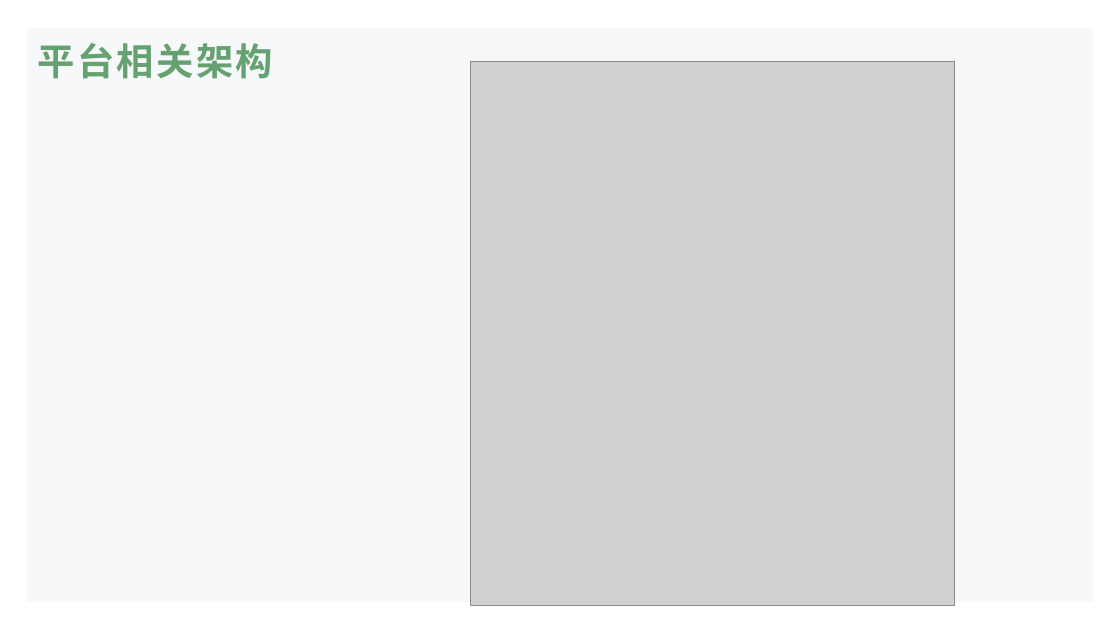
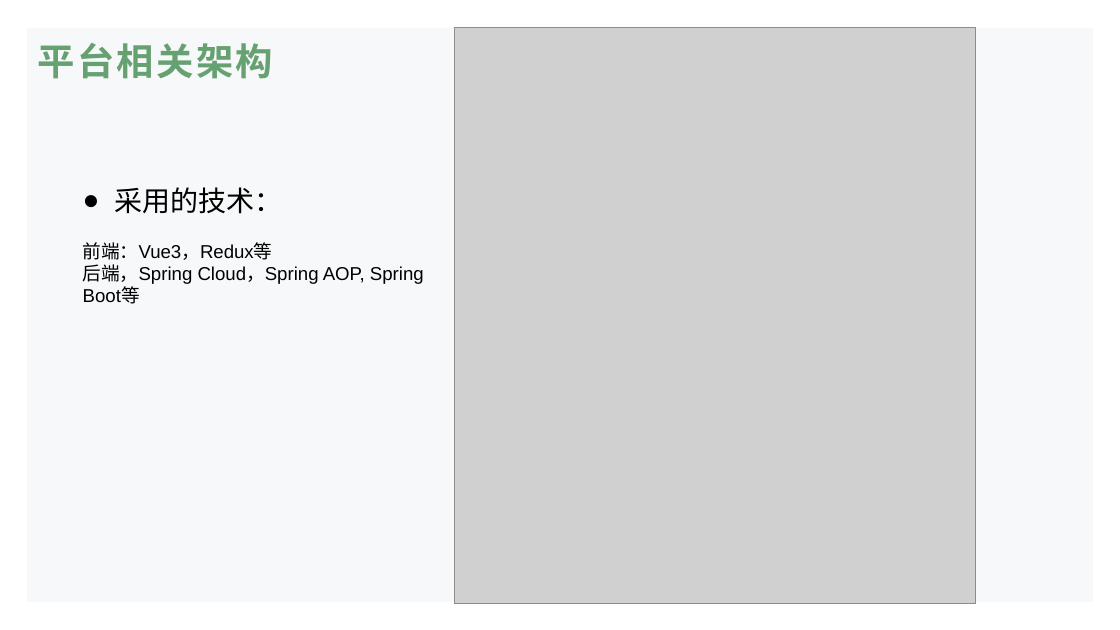
Before and after one commit to TangciuYueng/SAD, a slide deck: slide 8 of HWpre-Final.pptx. Drawn at 1120x630 pixels with LibreOffice and Linux fonts; fonts in the diff are those of the drawing; grey boxes stand for pictures; background and template pictures are left out. Boxes give left, top, right and bottom in pixels: in the first picture for what was removed or moved away, otherwise in the second. Text is boxed around its words. In the diff, an @@ line names an element or a change of style, - is before the commit and + after.

```diff
--- a/HWpre-Final.pptx
+++ b/HWpre-Final.pptx
@@ picture: place and size @@
-picture at [471, 61, 955, 606]
+picture at [455, 28, 976, 603]
@@ text added at [83, 187, 424, 304], 16 pt, text #000000 @@
+● 采用的技术：
+前端：Vue3，Redux等
+后端，Spring Cloud，Spring AOP, Spring Boot等
```
Also in this commit, not shown: 16 other slides changed, 3 slides added, 8 slides removed, 3 other files.
